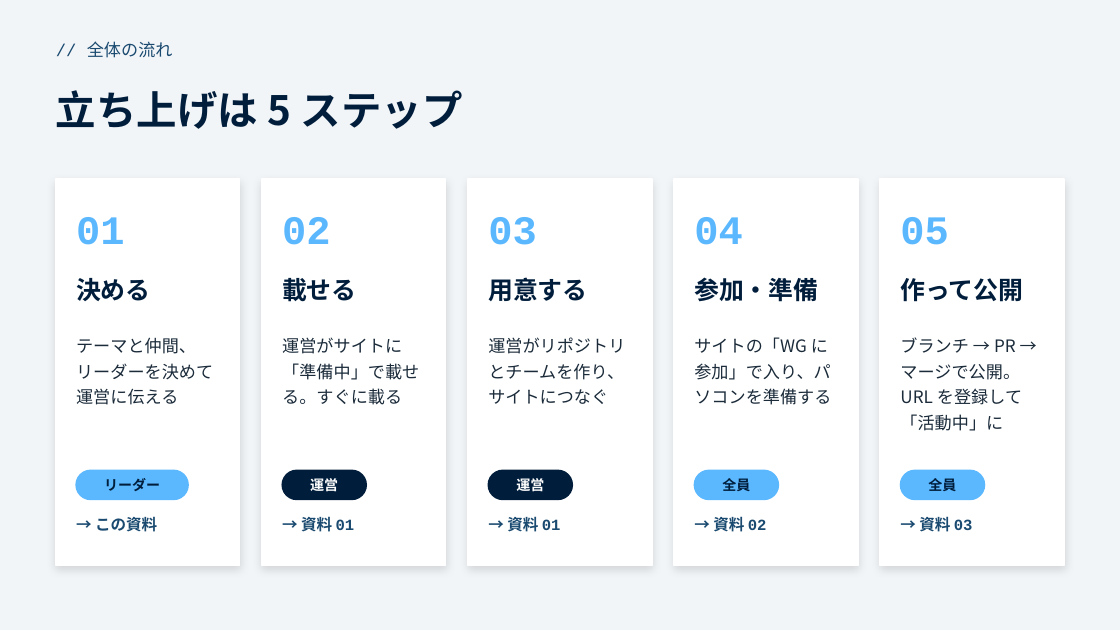
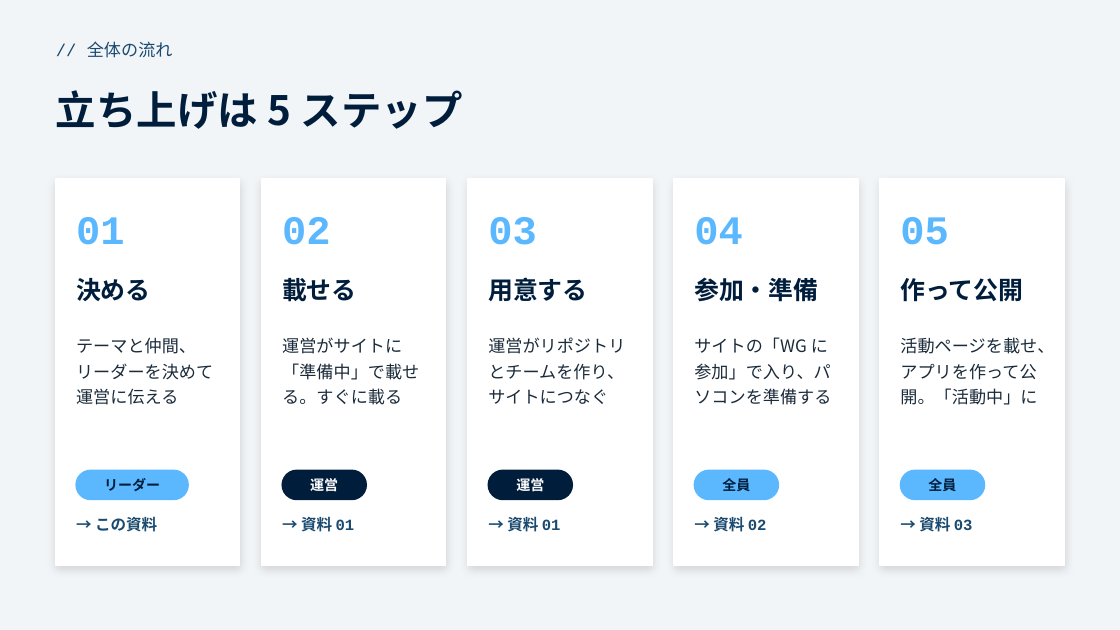
Before and after one commit to funITclub/homepage, a slide deck: slide 2 of static/guide/00_概要.pptx. Drawn at 1120x630 pixels with LibreOffice and Linux fonts; fonts in the diff are those of the drawing. Boxes give left, top, right and bottom in pixels: in the first picture for what was removed or moved away, otherwise in the second. Text is boxed around its words. In the diff, an @@ line names an element or a change of style, - is before the commit and + after.

```diff
--- a/static/guide/00_概要.pptx
+++ b/static/guide/00_概要.pptx
@@ text at [900, 337, 1054, 405]: text changed @@
-ブランチ → PR → マージで公開。URL を登録して「活動中」に
+活動ページを載せ、アプリを作って公開。「活動中」に
```
Also in this commit, not shown: 2 other slides changed, 6 other files.
